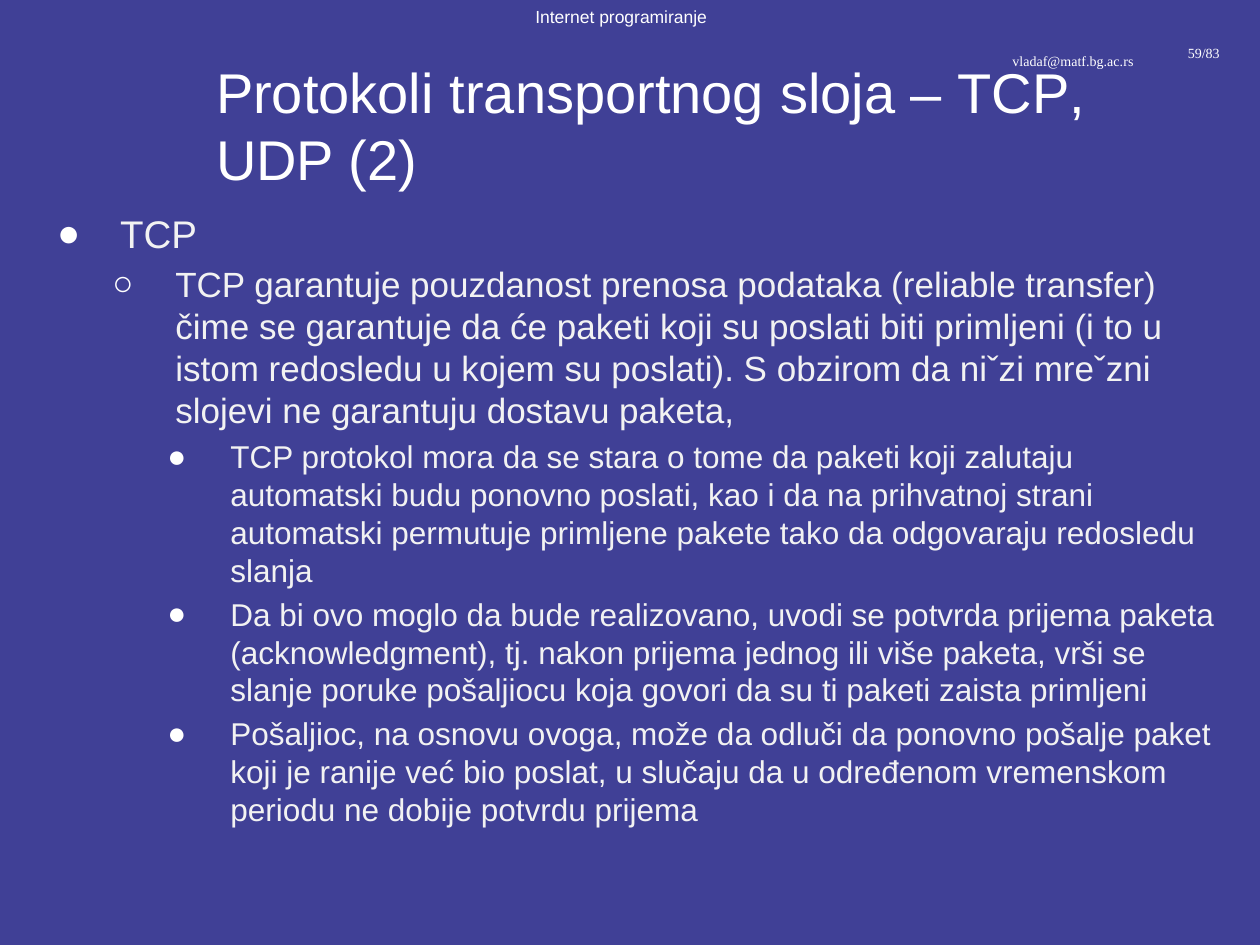
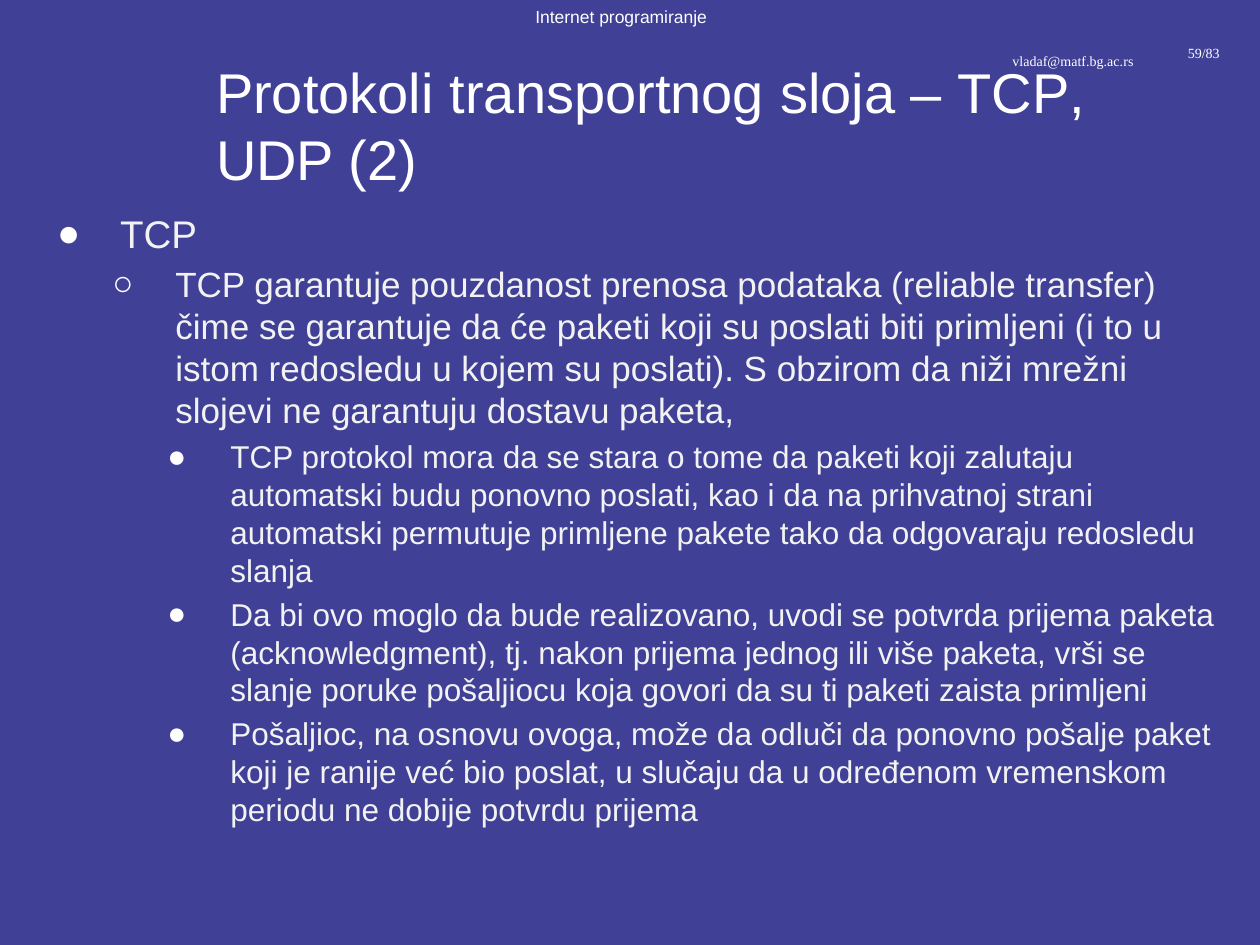
Before and after one commit to pmfbl-ip/IP, a slide deck: slide 59 of predavanja/prezentacije/IP01-02-Uvod u Internet.pptx. Drawn at 1260x945 pixels with LibreOffice and Linux fonts; fonts in the diff are those of the drawing; background and template pictures are left out. Boxes give left, top, right and bottom in pixels: in the first picture for what was removed or moved away, otherwise in the second. Text is boxed around its words. In the diff, an @@ line names an element or a change of style, - is before the commit and + after.

```diff
--- a/predavanja/prezentacije/IP01-02-Uvod u Internet.pptx
+++ b/predavanja/prezentacije/IP01-02-Uvod u Internet.pptx
@@ text at (175,271,1162,430): text changed @@
-  ○ TCP garantuje pouzdanost prenosa podataka (reliable transfer) čime se garantuje da će paketi koji su poslati biti primljeni (i to u istom redosledu u kojem su poslati). S obzirom da niˇzi mreˇzni slojevi ne garantuju dostavu paketa,
+  ○ TCP garantuje pouzdanost prenosa podataka (reliable transfer) čime se garantuje da će paketi koji su poslati biti primljeni (i to u istom redosledu u kojem su poslati). S obzirom da niži mrežni slojevi ne garantuju dostavu paketa,
```
Also in this commit, not shown: 2 other slides changed, 34 other files.
